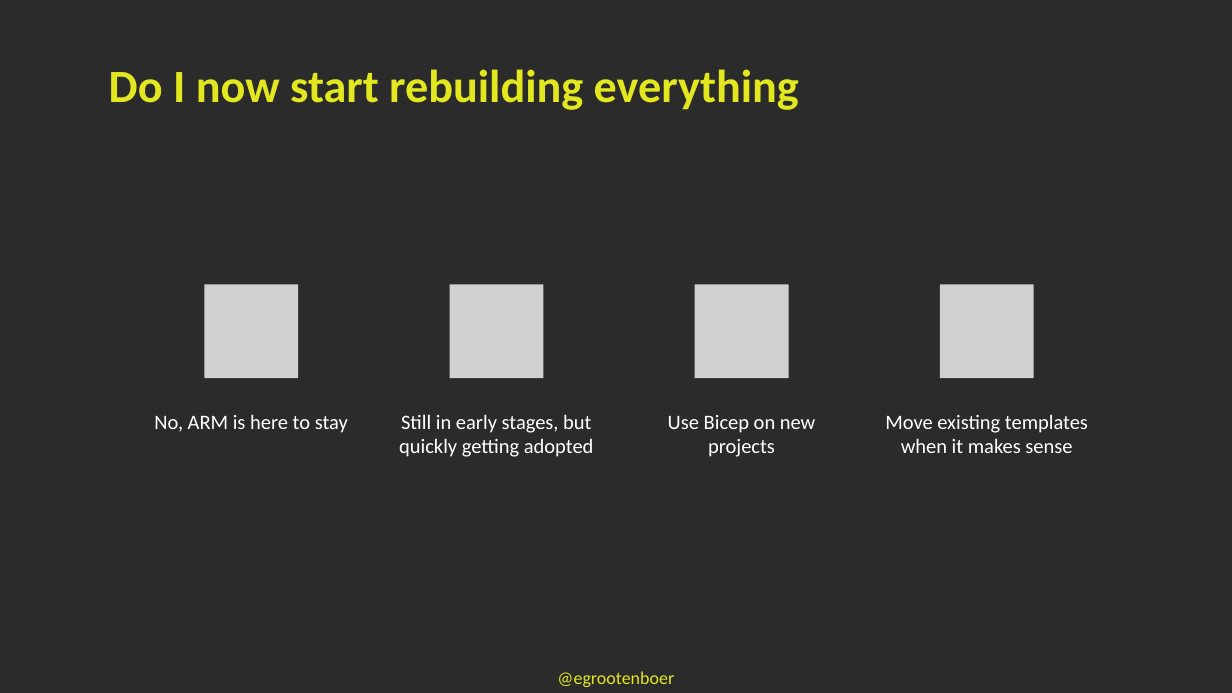
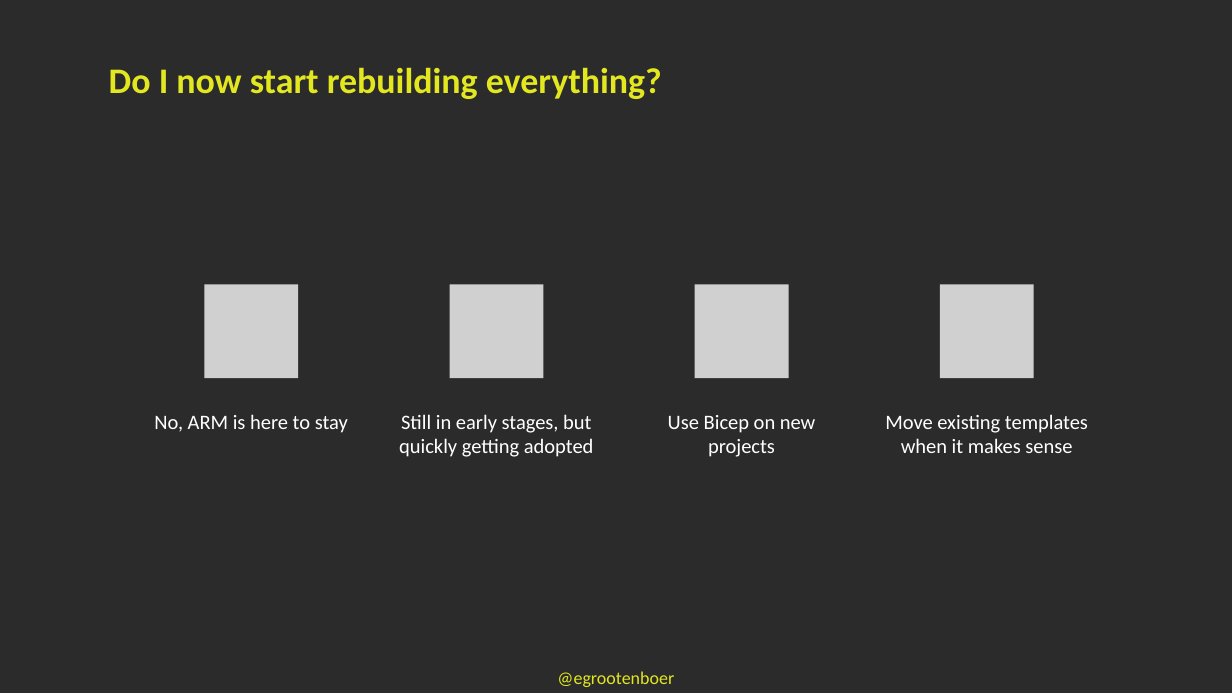
Before and after one commit to EldertGrootenboer/Empower-your-Azure-IaC-with-Bicep, a slide deck: slide 11 of Empower your Azure IaC with Bicep!.pptx. Drawn at 1232x693 pixels with LibreOffice and Linux fonts; fonts in the diff are those of the drawing; grey boxes stand for pictures; background and template pictures are left out; a plain dark background stands for a picture behind light text. Boxes give left, top, right and bottom in pixels: in the first picture for what was removed or moved away, otherwise in the second. Text is boxed around its words. In the diff, an @@ line names an element or a change of style, - is before the commit and + after.

```diff
--- a/Empower your Azure IaC with Bicep!.pptx
+++ b/Empower your Azure IaC with Bicep!.pptx
@@ text at (109, 67, 662, 99): text changed; size 36 to 28 pt @@
-Do I now start rebuilding everything
+Do I now start rebuilding everything?
```
Also in this commit, not shown: 9 other slides changed.
